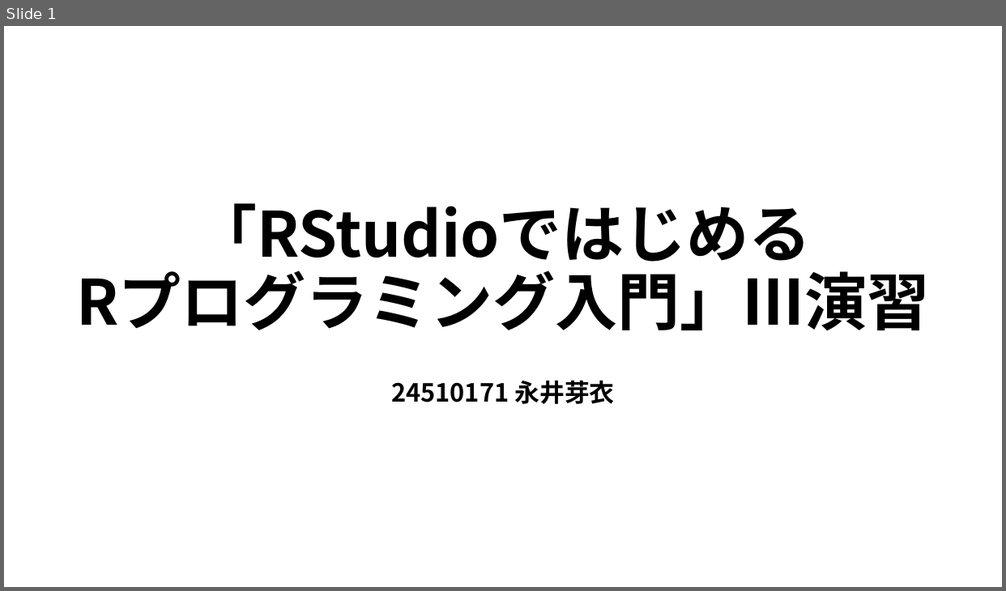
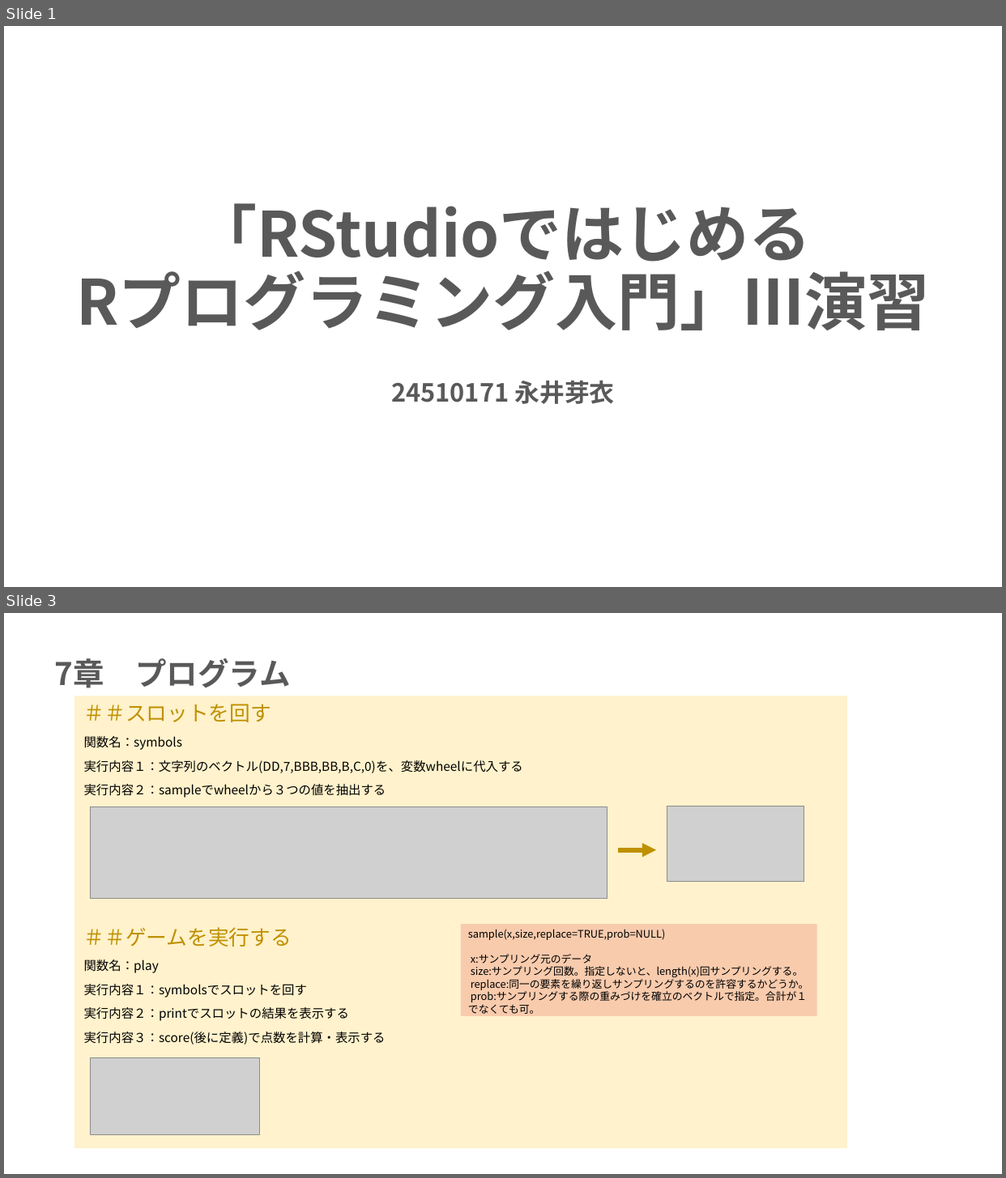
Before and after one commit to mei-517/r-practice-part3, a slide deck: 永井芽衣_Rpart3.pptx. Shown one above the other, each under a label of ours: slide 1 before the commit, slides 1 and 3 after it; the slides between them are not shown. The pictures are 1006x591 and 1006x1178 pixels, drawn with LibreOffice and Linux fonts; fonts in the diff are those of the drawing; grey boxes stand for pictures. Boxes give left, top, right and bottom in pixels: in the first picture for what was removed or moved away, otherwise in the second. Text is boxed around its words. In the diff, an @@ line names an element or a change of style, - is before the commit and + after.

```diff
--- a/永井芽衣_Rpart3.pptx
+++ b/永井芽衣_Rpart3.pptx
@@ slide 3 added at bbox=[4, 613, 1002, 1174], background #FFFFFF @@
@@ title added at bbox=[55, 658, 290, 688], 30 pt, text #595959, bold @@
+7章 プログラム
@@ rectangle added at bbox=[74, 696, 847, 1149], fill #FFF2CC @@
@@ subtitle added at bbox=[84, 704, 523, 1045], 12 pt, text #000000 @@
+＃＃スロットを回す
+関数名：symbols
+実行内容１：文字列のベクトル(DD,7,BBB,BB,B,C,0)を、変数wheelに代入する
+実行内容２：sampleでwheelから３つの値を抽出する
+＃＃ゲームを実行する
+関数名：play
+実行内容１：symbolsでスロットを回す
+実行内容２：printでスロットの結果を表示する
+実行内容３：score(後に定義)で点数を計算・表示する
@@ picture added at bbox=[90, 807, 607, 899] @@
@@ picture added at bbox=[667, 806, 804, 882] @@
@@ arrow added from (619, 850) to (656, 850), #BF9000 4.5 pt @@
@@ rectangle added at bbox=[461, 924, 817, 1016], fill #F8CBAD, 10 pt, text #000000 @@
+sample(x,size,replace=TRUE,prob=NULL)
+x:サンプリング元のデータ
+size:サンプリング回数。指定しないと、length(x)回サンプリングする。
+replace:同一の要素を繰り返しサンプリングするのを許容するかどうか。
+prob:サンプリングする際の重みづけを確立のベクトルで指定。合計が１でなくても可。
@@ picture added at bbox=[90, 1058, 259, 1135] @@
@@ slide 1 changed as well @@
@@ title "「RStudioではじめる Rプログラミング入門」Ⅲ演習" at bbox=[76, 203, 930, 331]: text colour #000000 to #595959 @@
@@ subtitle "24510171 永井芽衣" at bbox=[391, 381, 615, 404]: text colour #000000 to #595959 @@
```
Also in this commit, not shown: 1 other slide changed, 2 other slides added, 1 other file.
